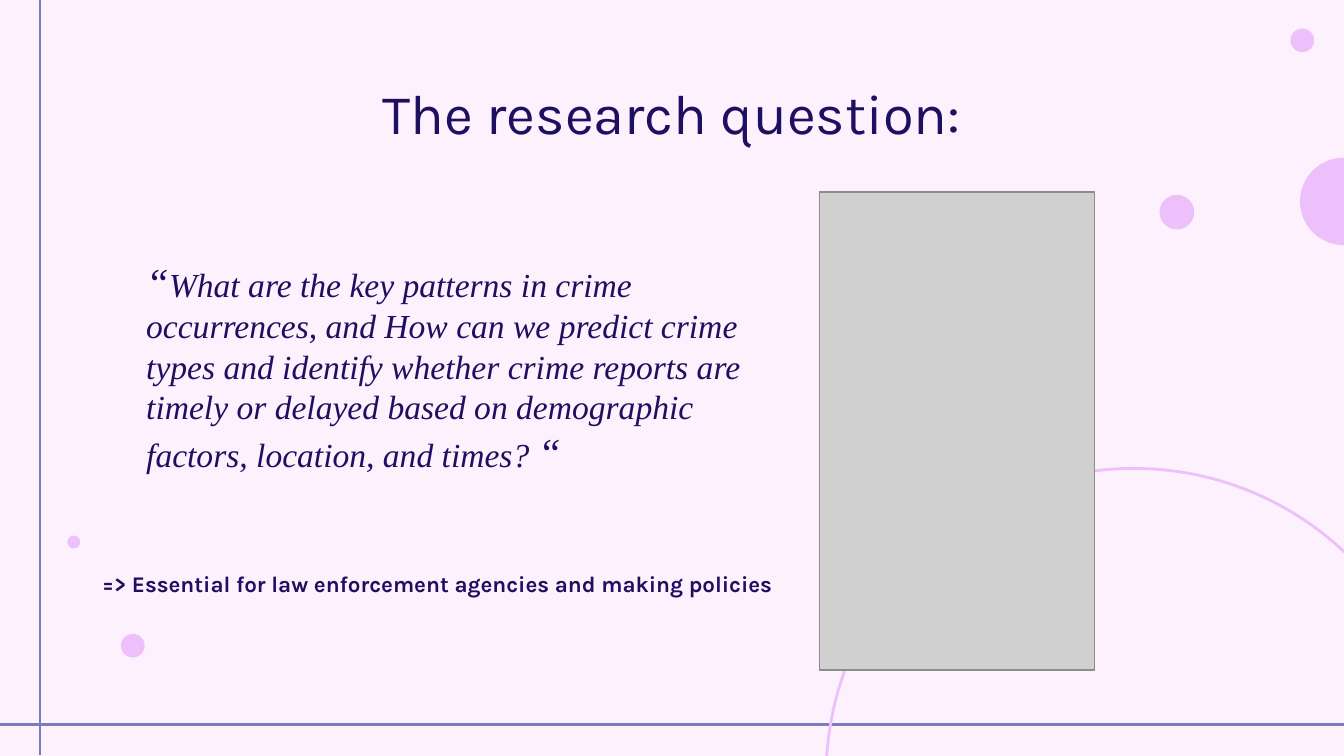
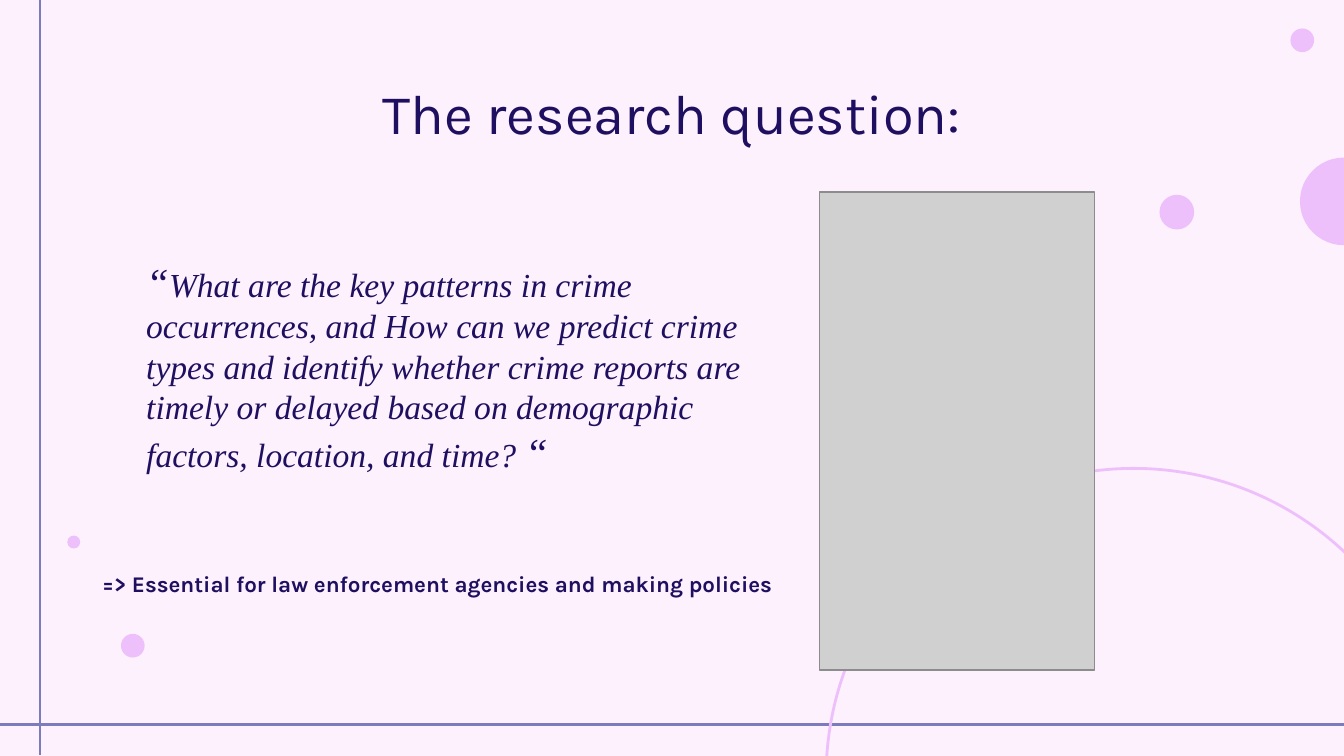
Before and after one commit to DoNgan0911/Crime_Analysis_Project, a slide deck: slide 6 of Report files/project slides.pptx. Drawn at 1344x756 pixels with LibreOffice and Linux fonts; fonts in the diff are those of the drawing; grey boxes stand for pictures. Boxes give left, top, right and bottom in pixels: in the first picture for what was removed or moved away, otherwise in the second. Text is boxed around its words. In the diff, an @@ line names an element or a change of style, - is before the commit and + after.

```diff
--- a/Report files/project slides.pptx
+++ b/Report files/project slides.pptx
@@ subtitle at [146,273,740,473]: text changed @@
-“What are the key patterns in crime occurrences, and How can we predict crime types and identify whether crime reports are timely or delayed based on demographic factors, location, and times? “
+“What are the key patterns in crime occurrences, and How can we predict crime types and identify whether crime reports are timely or delayed based on demographic factors, location, and time? “
```
Also in this commit, not shown: 2 other slides changed, 6 other files.
